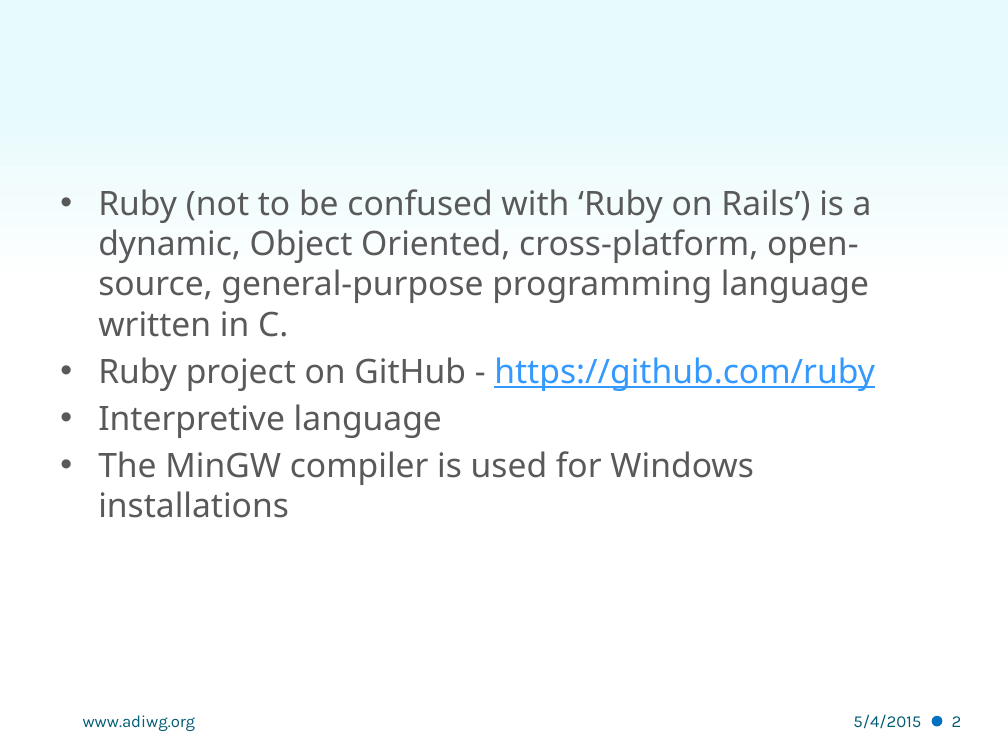
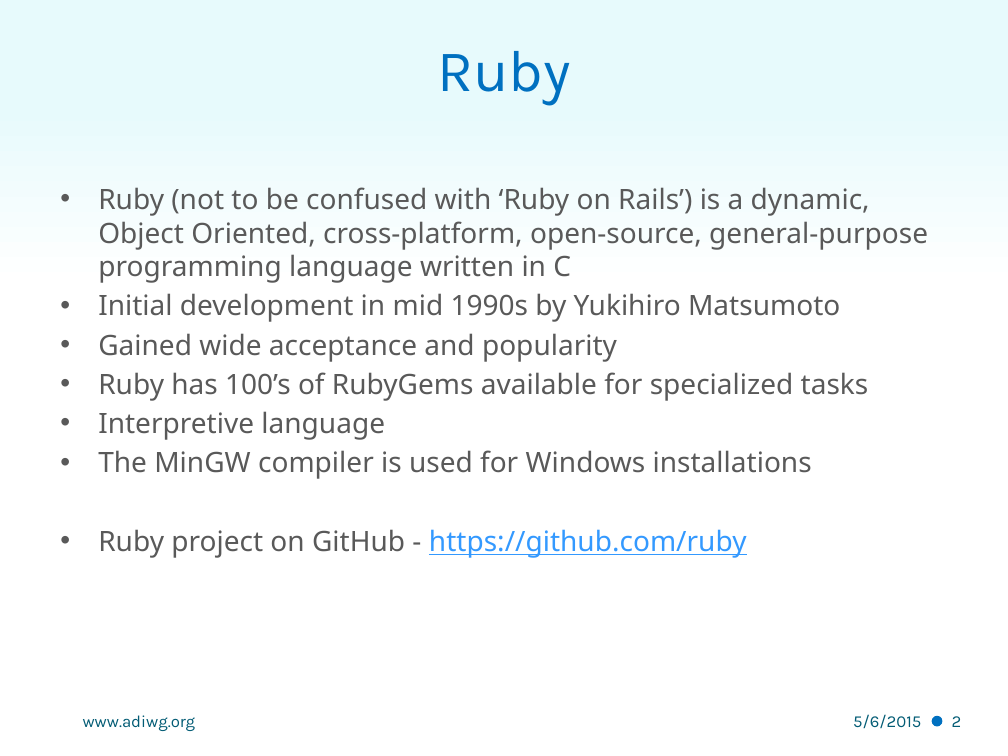
Before and after one commit to adiwg/mdWorkshop, a slide deck: slide 2 of S3 - Windows Installation.pptx. Drawn at 1008x756 pixels with LibreOffice and Linux fonts; fonts in the diff are those of the drawing; background and template pictures are left out. Boxes give left, top, right and bottom in pixels: in the first picture for what was removed or moved away, otherwise in the second. Text is boxed around its words. In the diff, an @@ line names an element or a change of style, - is before the commit and + after.

```diff
--- a/S3 - Windows Installation.pptx
+++ b/S3 - Windows Installation.pptx
@@ title added at box(437, 51, 571, 106), 42 pt, text #0070C0 @@
+Ruby
@@ text at box(98, 187, 928, 401): text changed; size 24 to 20 pt @@
-• Ruby (not to be confused with ‘Ruby on Rails’) is a dynamic, Object Oriented, cross-platform, open-source, general-purpose programming language written in C.
-• Ruby project on GitHub - https://github.com/ruby
+• Ruby (not to be confused with ‘Ruby on Rails’) is a dynamic, Object Oriented, cross-platform, open-source, general-purpose programming language written in C
+• Initial development in mid 1990s by Yukihiro Matsumoto
+• Gained wide acceptance and popularity
+• Ruby has 100’s of RubyGems available for specialized tasks
@@ text at box(98, 411, 812, 479): size 24 to 20 pt in "Interpretive language", "The MinGW compiler is used for Windows ..." @@
@@ text at box(98, 529, 747, 558): paragraph added @@
+• Ruby project on GitHub - https://github.com/ruby
@@ text at box(853, 714, 921, 729): text changed @@
-5/4/2015
+5/6/2015
```
Also in this commit, not shown: 24 other slides changed, 3 other files.
